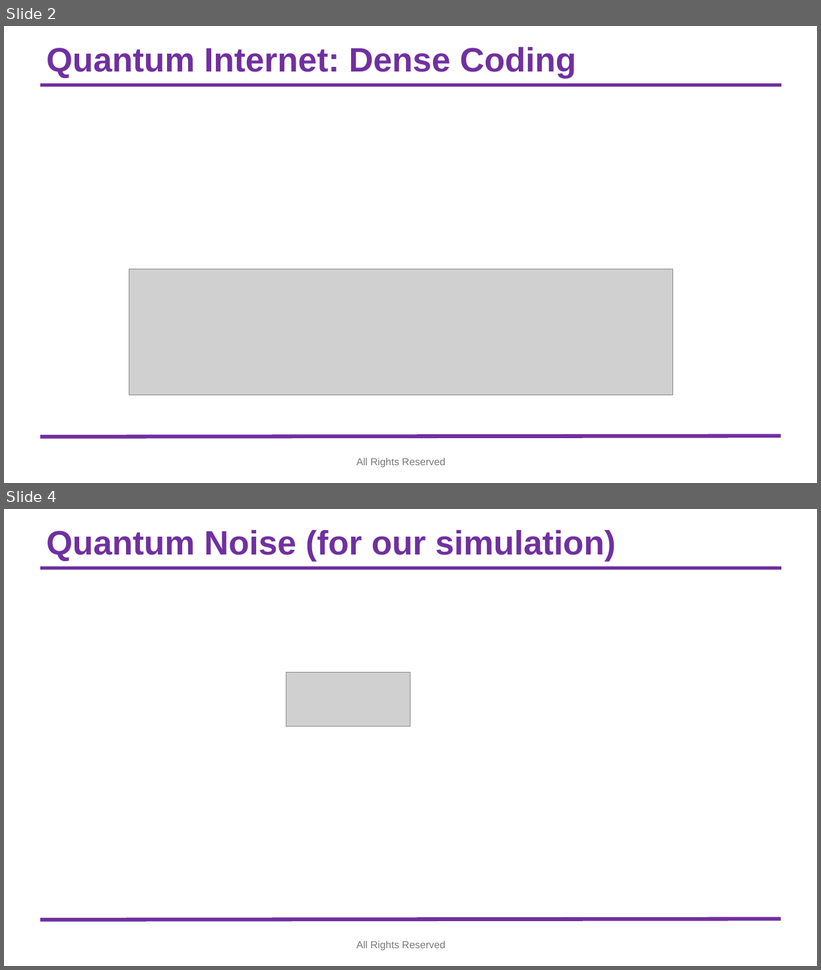
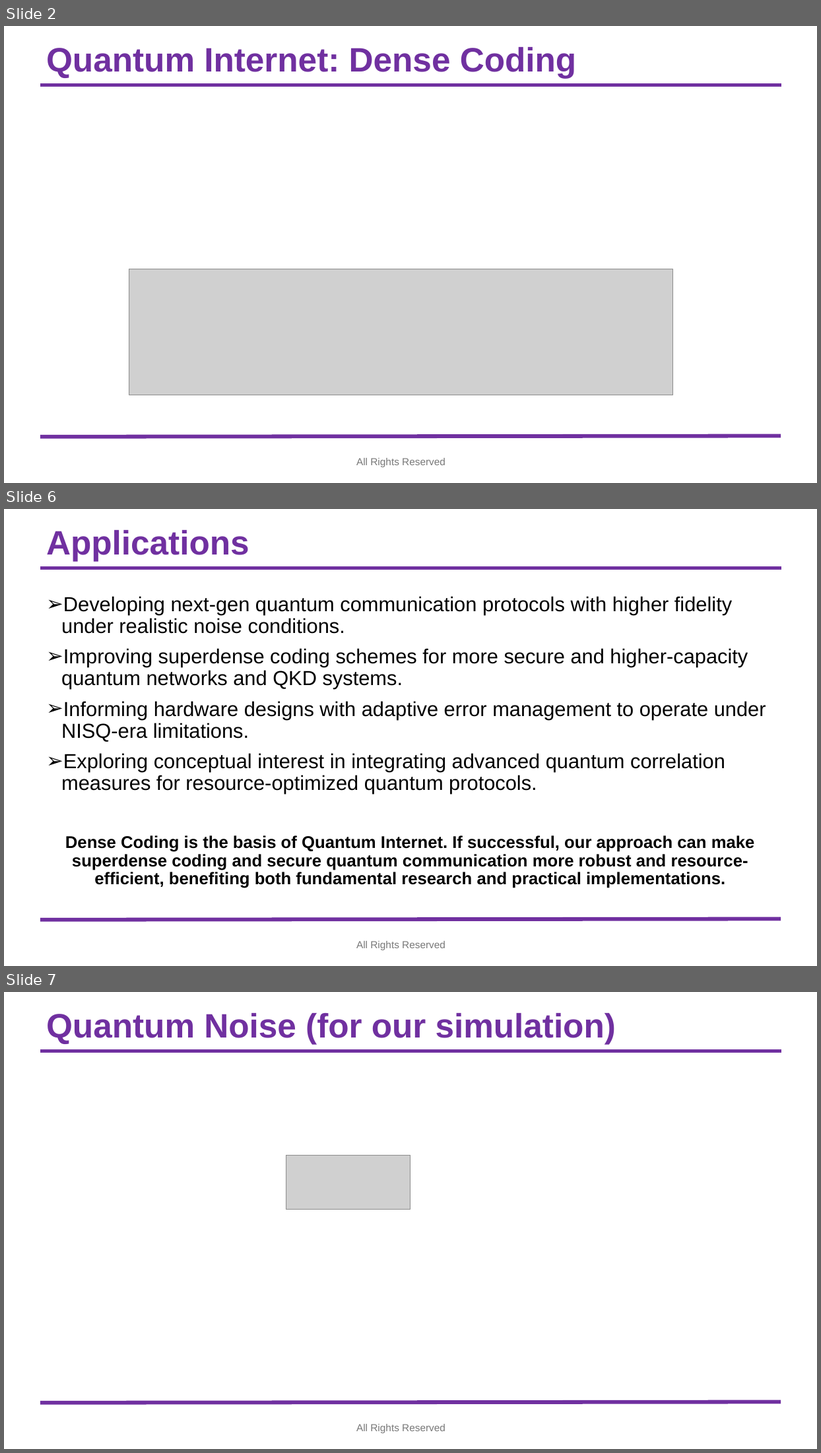
Before and after one commit to syedshubha/QNET25_Shubha, a slide deck: Fidelity_EntropyMatrics.pptx. Shown one above the other, each under a label of ours: slides 2 and 4 before the commit, slides 2, 6 and 7 after it; the slides between them are not shown. The pictures are 821x970 and 821x1453 pixels, drawn with LibreOffice and Linux fonts; fonts in the diff are those of the drawing; grey boxes stand for pictures; background and template pictures are left out. Boxes give left, top, right and bottom in pixels: in the first picture for what was removed or moved away, otherwise in the second. Text is boxed around its words. In the diff, an @@ line names an element or a change of style, - is before the commit and + after.

```diff
--- a/Fidelity_EntropyMatrics.pptx
+++ b/Fidelity_EntropyMatrics.pptx
@@ slide 6 added at <box>4,509,817,966</box>, background #FFFFFF; not listed: 2 template elements that a slide beside it also shows @@
@@ title added at <box>46,530,250,561</box>, 40 pt, text #7030A0, bold @@
+Applications
@@ text added at <box>61,596,766,889</box>, 24 pt, text #000000 @@
+➢ Developing next-gen quantum communication protocols with higher fidelity under realistic noise conditions.
+➢ Improving superdense coding schemes for more secure and higher-capacity quantum networks and QKD systems.
+➢ Informing hardware designs with adaptive error management to operate under NISQ-era limitations.
+➢ Exploring conceptual interest in integrating advanced quantum correlation measures for resource-optimized quantum protocols.
+Dense Coding is the basis of Quantum Internet. If successful, our approach can make superdense coding and secure quantum communication more robust and resource-efficient, benefiting both fundamental research and practical implementations.
@@ text added at <box>356,941,446,951</box>, 12 pt, text #797979 @@
+All Rights Reserved
@@ what was slide 4 is now slide 7 @@
```
Also in this commit, not shown: 2 slides changed, 2 other slides added.
